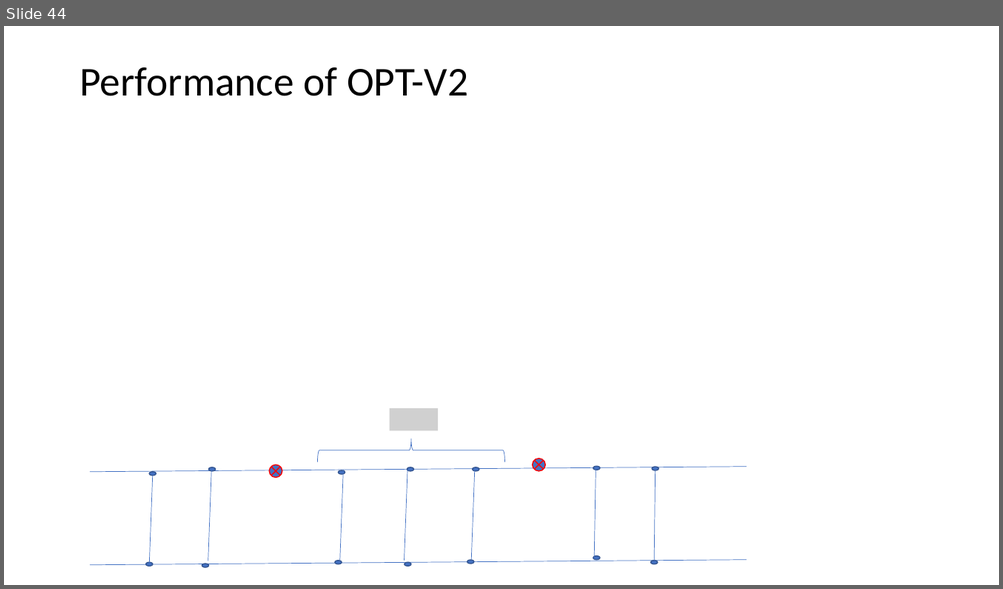
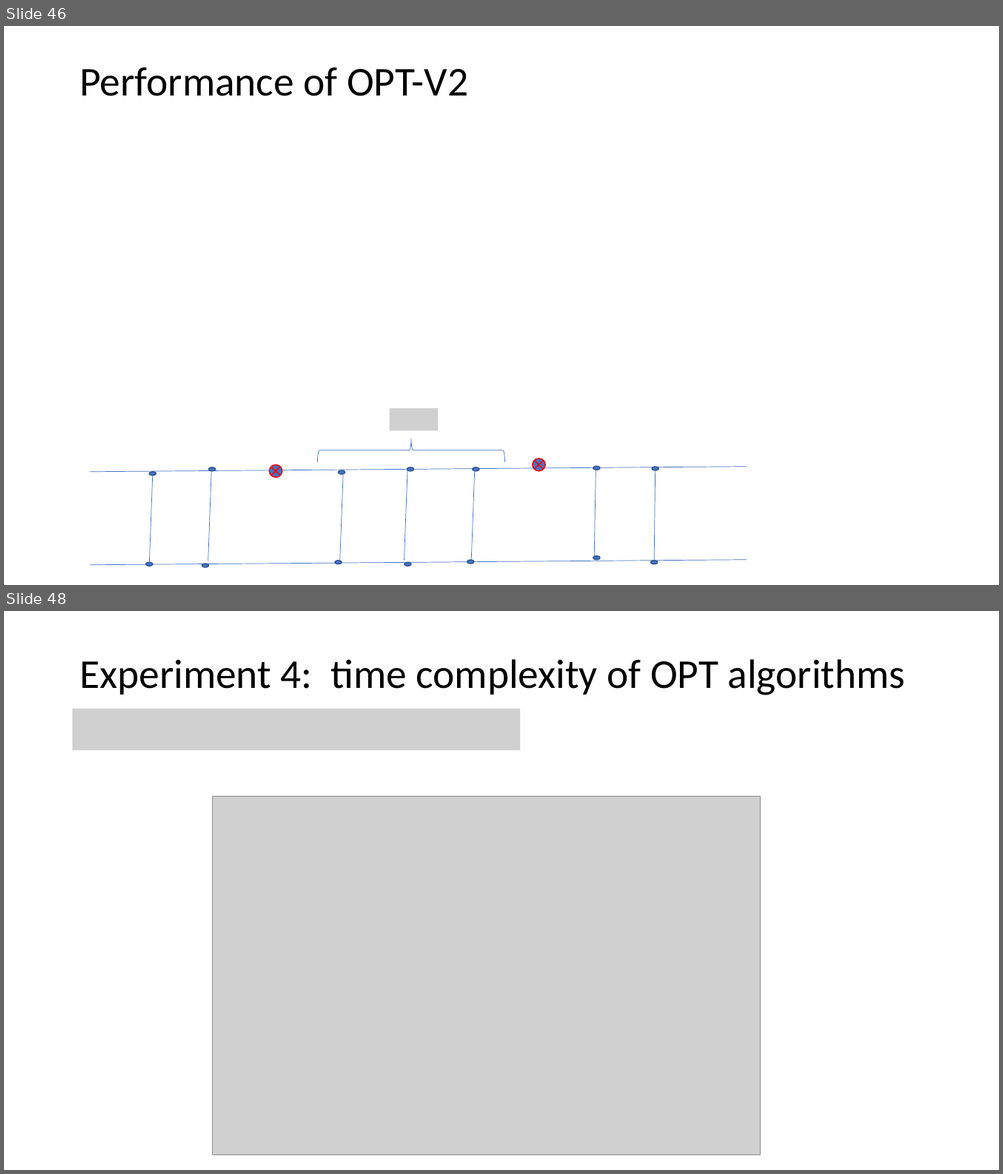
Before and after one commit to yikun-baio/sliced_opt, a slide deck: Sliced Optimal Partial Transport/report/OPT_Yikun.pptx. Shown one above the other, each under a label of ours: slide 44 before the commit, slides 46 and 48 after it; the slides between them are not shown. The pictures are 1003x589 and 1003x1174 pixels, drawn with LibreOffice and Linux fonts; fonts in the diff are those of the drawing; grey boxes stand for pictures. Boxes give left, top, right and bottom in pixels: in the first picture for what was removed or moved away, otherwise in the second. Text is boxed around its words. In the diff, an @@ line names an element or a change of style, - is before the commit and + after.

```diff
--- a/Sliced Optimal Partial Transport/report/OPT_Yikun.pptx
+++ b/Sliced Optimal Partial Transport/report/OPT_Yikun.pptx
@@ slide 48 added at bbox=[4, 611, 999, 1170], background #FFFFFF @@
@@ title added at bbox=[79, 659, 905, 695], 39.6 pt, text #000000 @@
+Experiment 4: time complexity of OPT algorithms
@@ picture added at bbox=[73, 709, 521, 751] @@
@@ picture added at bbox=[213, 796, 760, 1156] @@
@@ what was slide 44 is now slide 46 @@
```
Also in this commit, not shown: 4 slides changed, 4 other slides added, 1 slide removed, 32 other files.
